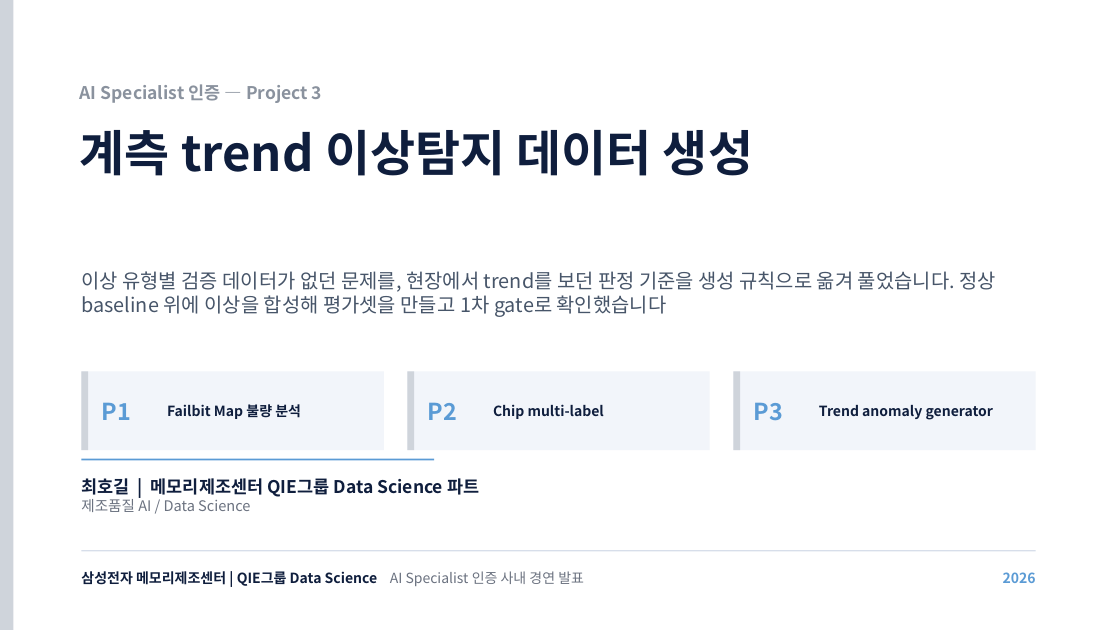
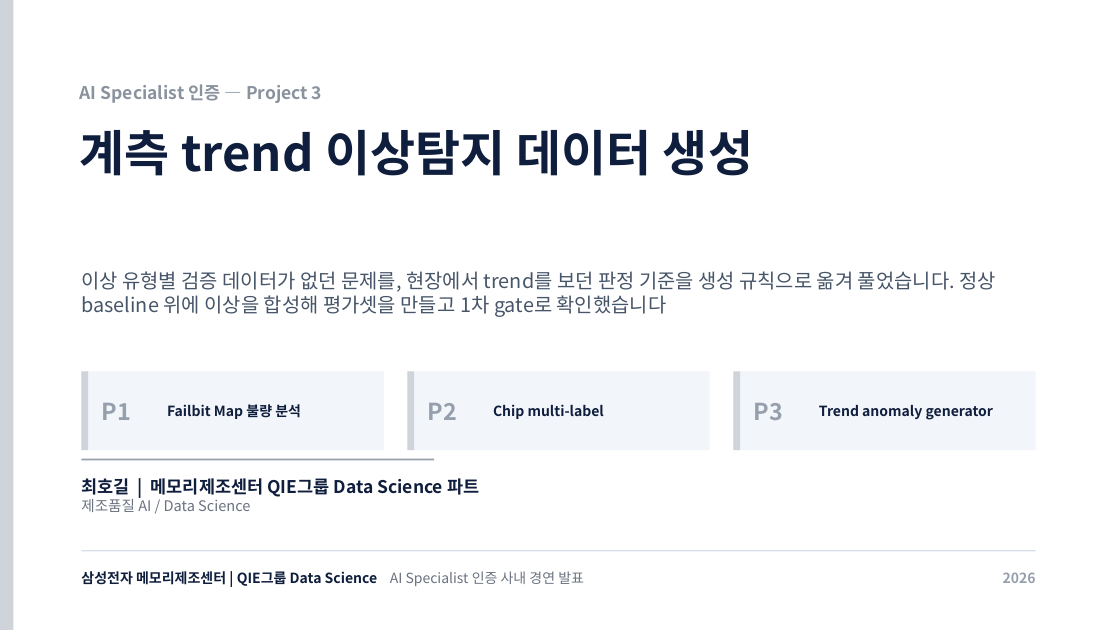
Before and after one commit to hogil/fbm_paper, a slide deck: slide 1 of recommendation/presentation/발표_P3_데이터생성_최호길.pptx. Drawn at 1120x630 pixels with LibreOffice and Linux fonts; fonts in the diff are those of the drawing. Boxes give left, top, right and bottom in pixels: in the first picture for what was removed or moved away, otherwise in the second. Text is boxed around its words. In the diff, an @@ line names an element or a change of style, - is before the commit and + after.

```diff
--- a/recommendation/presentation/발표_P3_데이터생성_최호길.pptx
+++ b/recommendation/presentation/발표_P3_데이터생성_최호길.pptx
@@ rectangle at bbox=[82, 459, 434, 460]: fill #5B9BD5 to #96A0AD @@
@@ text colour #5B9BD5 to #96A0AD in 4 elements at bbox=[102, 403, 131, 420], bbox=[428, 403, 457, 420], bbox=[754, 403, 783, 420], bbox=[1003, 572, 1036, 583] @@
```
Also in this commit, not shown: 3 other slides changed, 5 other files.
